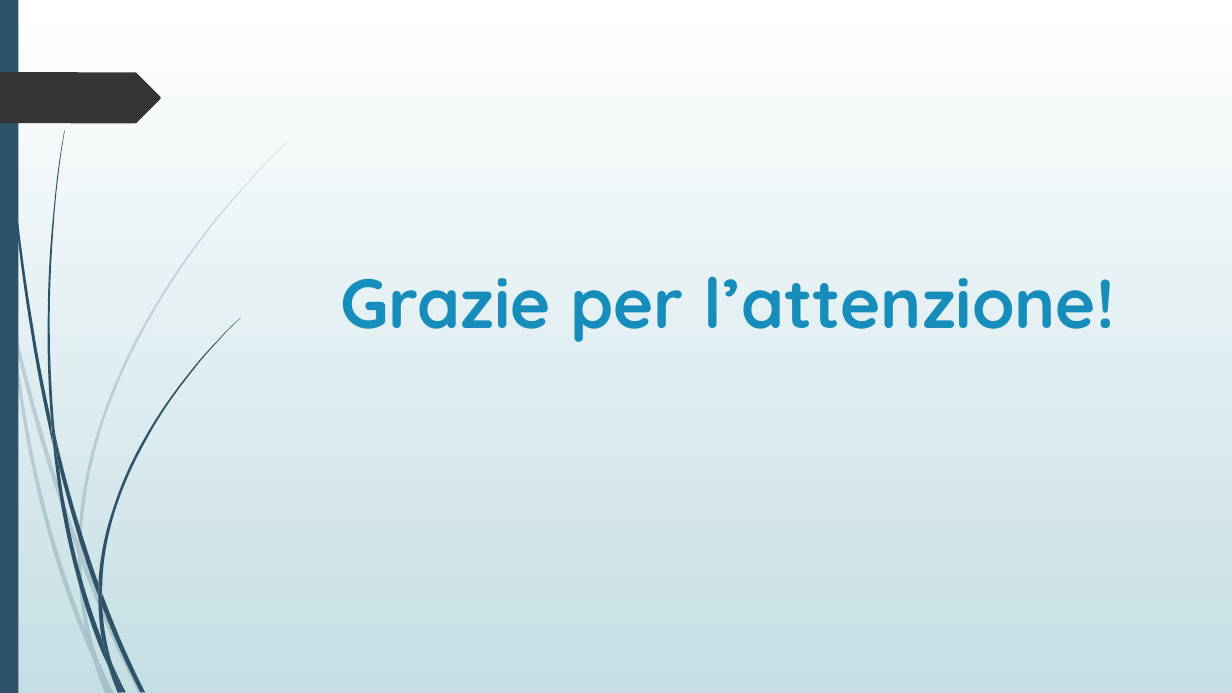
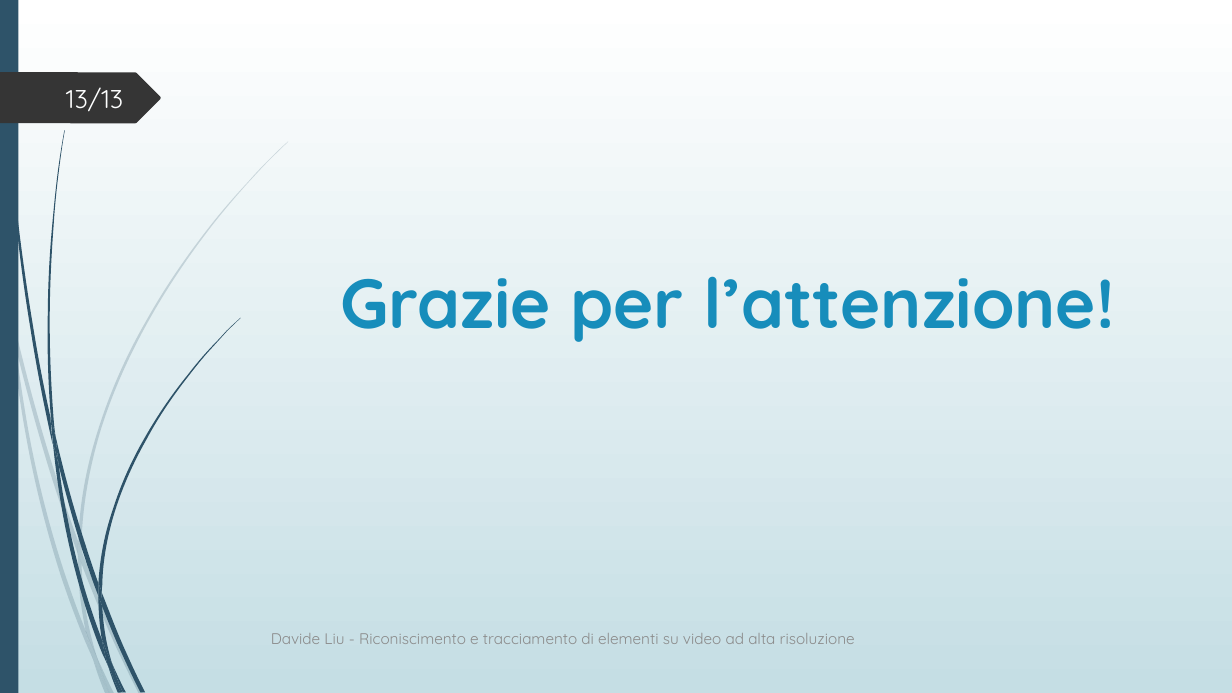
Before and after one commit to davide97l/Tesi-Laurea-Triennale, a slide deck: slide 13 of presentazione_tesi.pptx. Drawn at 1232x693 pixels with LibreOffice and Linux fonts; fonts in the diff are those of the drawing. Boxes give left, top, right and bottom in pixels: in the first picture for what was removed or moved away, otherwise in the second. Text is boxed around its words. In the diff, an @@ line names an element or a change of style, - is before the commit and + after.

```diff
--- a/presentazione_tesi.pptx
+++ b/presentazione_tesi.pptx
@@ page number added at box(66, 87, 123, 112), 20 pt, text #FEFFFF @@
+13/13
@@ text added at box(271, 633, 855, 644), 12 pt, text #8C8C8C @@
+Davide Liu - Riconiscimento e tracciamento di elementi su video ad alta risoluzione
```
Also in this commit, not shown: 12 other slides changed, 6 other files.
